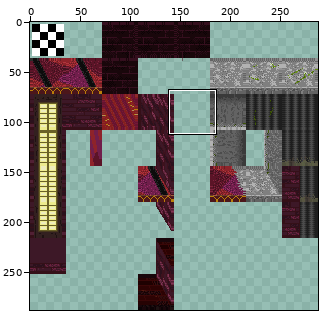
File history of a sprite sheet, CasaDesDiamantes/tilesets/casinoTiles/output_tileset.png. Above, an overview of the earlier version with the close-up marked.
Close-up. First the earlier version:
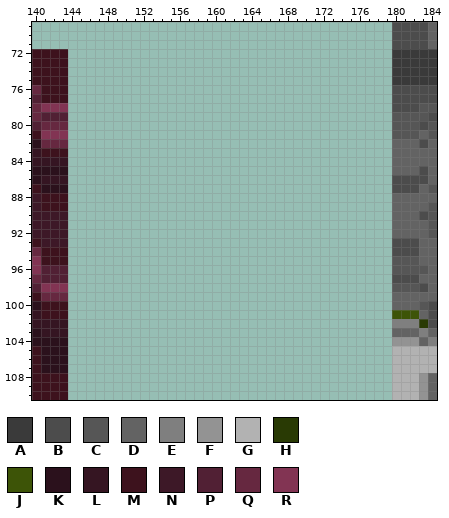
The file is 288x288 pixels. Colours within 5 levels of each other are drawn and written as one. Shown: x 140..184, y 69..110. The commit also changed other parts of the picture, which this record leaves out.
Palette (. is transparent): A #3a3a3a  B #4c4c4c  C #565656  D #636363  E #7f7f7f  F #939393  G #b2b2b2  H #293a04  J #3d5407  K #2b111c  L #351522  M #3d121d  N #3d1827  P #512034  Q #662840  R #823453
Pixels before, first column x 140:
 69 ........................................BBBBD
 70 ........................................BBBBD
 71 ........................................BBBBD
 72 MMMM....................................AAAAA
 73 MMMM....................................AAAAA
 74 MMMM....................................AAAAA
 75 MMMM....................................AAAAA
 76 QMMM....................................BBBBB
 77 PMMM....................................BBBBB
 78 QRRR....................................BBBCC
 79 QPPP....................................CCCCB
 80 PQQQ....................................CCCBC
 81 MRRR....................................CCCDC
 82 KQQQ....................................DDDBD
 83 LMMM....................................DDDDD
 84 LLLL....................................DDDDD
 85 KKKK....................................DDDBD
 86 KLLL....................................BBBBD
 87 MKKK....................................BBBDC
 88 NMMM....................................DDDDD
 89 NMMM....................................DDDDC
 90 NNNN....................................DDDBC
 91 NNNN....................................DDDDC
 92 NNNN....................................DDDDC
 93 MNNN....................................BBBDD
 94 QMMM....................................BBBDD
 95 RMMM....................................CCCDD
 96 RPPP....................................CCCCD
 97 QPPP....................................BBBDD
 98 PRRR....................................CCCBD
 99 MQQQ....................................DDDDD
100 KMMM....................................DDDCB
101 LMMM....................................JJJDB
102 LLLL....................................EEEHB
103 KLLL....................................DDDED
104 KKKK....................................FFFDE
105 MKKK....................................GGGGG
106 MKKK....................................GGGGG
107 MKKK....................................GGGGG
108 MMMM....................................GGGFD
109 MMMM....................................GGGFD
110 MMMM....................................GGGFD
Now the later version:
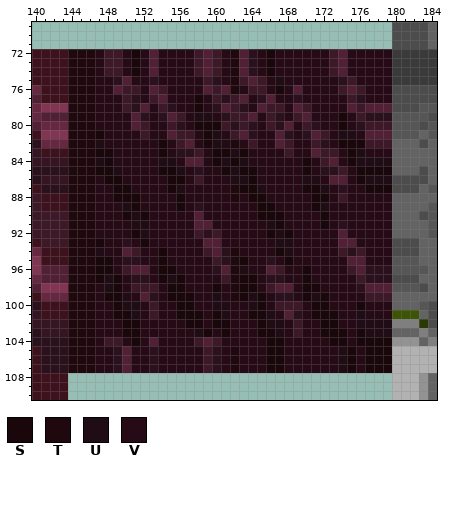
Colours new in this view: S #19070b  T #1f090e  U #1f0c14  V #260a15
Changes in this commit:
y 72..74: x 144..179 .................................... -> TTTVNNVSVPVVVVNPNVTPKVSVVVVVVNPVVVVV
y 75: x 144..179 .................................... -> TTTVVKPVVKVVVVVNKVTNPNVUVVVVVVKNVVVV
y 76: x 144..179 .................................... -> TTTVVPNNVPNVVVVPNPTVNNVSVPVVVVNPNVVV
y 77: x 144..179 .................................... -> TTTVVVNKVNPVVVSVNKNPVKPVVKVVVVVNKVVV
y 78: x 144..179 .................................... -> TTTVVVNKPVNKVVSVKPNKVPNNVPNVVVVPNPPP
y 79: x 144..179 .................................... -> TTTVVVVPKVKPNVUUVKNNPVNKVNPVVVSVNKKK
y 80: x 144..179 .................................... -> TTTVVVVPNVVNKVSSSNKNKVNKPVNKVVSVKNNN
y 81: x 144..179 .................................... -> TTTSVVVVNVVPNNVSUVNPKVVPKVKPNVUUVPPP
y 82: x 144..179 .................................... -> TTTUVVVVVVSVNPVSUUTVNVVPNVVNKVSSSNNN
y 83: x 144..179 .................................... -> TTTSSVVVVVSVKKNVSSUSVVVVNVVPNNVSUVVV
y 84: x 144..179 .................................... -> TTTUSVVVVVUUVPPVSUSUVVVVVVSVNPVSUUUU
y 85: x 144..179 .................................... -> TTTSSUVVVVSSUVKVVSUSSVVVVVSVKKNVSSSS
y 86: x 144..179 .................................... -> TTTVSSVVVVVSSVNVVVUUSVVVVVUUVPPVSUUU
y 87: x 144..179 .................................... -> TTTVVSSVVVVSUVVVVVTSSUVVVVSSUVKVVSSS
y 88: x 144..179 .................................... -> TTTVVSSSVVVVSVVVVVTVSSVVVVVSSVNVVVVV
y 89: x 144..179 .................................... -> TTTVVVUSVVVVSVKVVVVVVSSVVVVSUVVVVVVV
y 90: x 144..179 .................................... -> TTTVVVSUSVVVVVPVVVVVVSSSVVVVSVVVVVVV
y 91: x 144..179 .................................... -> TTTVVVVUUVVVVVPPVVVVVVUSVVVVSVKVVVVV
y 92: x 144..179 .................................... -> TTTVVVVSUVVVVVNKNVVVVVSUSVVVVVPVVVVV
y 93: x 144..179 .................................... -> TTTSVVKVSVVVVVVPPVVVVVVUUVVVVVPPVVVV
y 94: x 144..179 .................................... -> TTTUVVPNVVSVVVVNPKTVVVVSUVVVVVNKNVVV
y 95: x 144..179 .................................... -> TTTSSVKKVVSVVVVVNKTSVVKVSVVVVVVPPVVV
y 96: x 144..179 .................................... -> TTTSSVNPPVSSVVVVKPTUVVPNVVSVVVVNPKKK
y 97: x 144..179 .................................... -> TTTSUSVKKVSUSVVVVNTSSVKKVVSVVVVVNKKK
y 98: x 144..179 .................................... -> TTTVUSVNNNVSSVVVSVTSSVNPPVSSVVVVKPPP
y 99: x 144..179 .................................... -> TTTVSSUVPKVSSSVVUVTSUSVKKVSUSVVVVNNN
y 100: x 144..179 .................................... -> TTTVVSUUVNVVSSVVUUVVUSVNNNVSSVVVSVVV
y 101: x 144..179 .................................... -> TTTVVSSUVNVVSSSVSUVVSSUVPKVSSSVVUVVV
y 102: x 144..179 .................................... -> TTTVVVSSVVVVVSSVSSVVVSUUVNVVSSVVUUUU
y 103: x 144..179 .................................... -> TTTVVVSSVVVVVVUSVSVVVSSUVNVVSSSVSUUU
y 104: x 144..179 .................................... -> TTTVNNVSVPVVVVNPNVVVVVSSVVVVVSSVSSSS
y 105..107: x 144..179 .................................... -> TTTVVKPVVKVVVVVNKVTVVVSSVVVVVVUSVSSS
